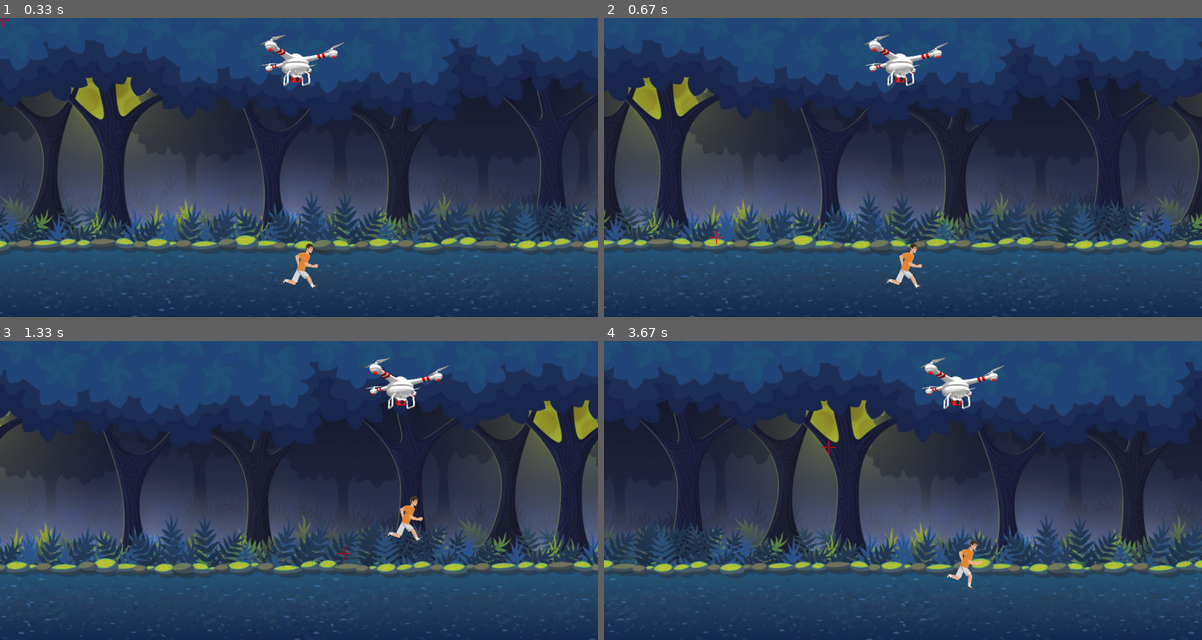
Above: before the commit, frames 1-4 (two rows, left to right).
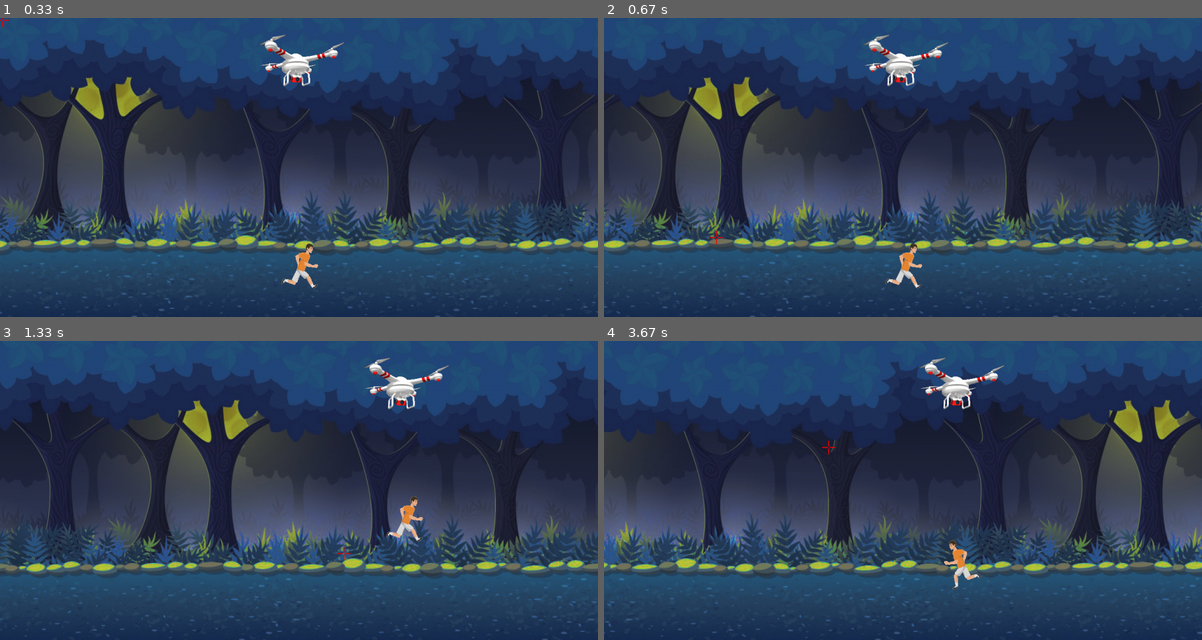
Above: after the commit, the same moments.

Repository: miro011/python-pygame-project
Game: pygame game, started from run.py
Two runs of this game, one before a commit and one after it. Both use one fixed random seed, a clock stepped at 60 frames per second and the inputs below.
Inputs (mouse positions are in pixels of both pictures, inside the frame that each line leads up to):
- Up to frame 1 (0.33 s): no input
- Up to frame 2 (0.67 s): right-click (717, 236) at 0.38 s
- Up to frame 3 (1.33 s): hold Right 0.67-1.13 s; move the mouse to (388, 385) at 0.7 s; hold Up from 1.17 s (still down); move the mouse to (340, 553) at 1.2 s
- Up to frame 4 (3.67 s): release Up at 1.47 s; hold Right 1.5-1.97 s; move the mouse to (926, 586) at 1.53 s; hold Left 2-2.53 s; move the mouse to (986, 424) at 2.03 s; hold Left 2.57-2.97 s; move the mouse to (843, 538) at 2.6 s; hold Up 3-3.37 s; move the mouse to (867, 505) at 3.03 s; hold Right from 3.4 s (still down); move the mouse to (831, 448) at 3.43 s

Frame 1 is identical in both runs. In frame 2, 24% of the frame differs, in the area x 0-100%, y 6-100%; in frame 3, 33%; in frame 4, 34%.

Commit message:
direction movement

Diff:
--- a/background.py
+++ b/background.py
@@ -22,14 +22,18 @@
         self.speedX = -5
         self.speedY = 0
 
+        self.direcion = 1 # 1 = forward / -1 = backward
+
     ######################################################################
     # OPTIONAL
 
     def update_location(self):
         for i in range(len(self.rectsArr)):
             self.rectsArr[i] = self.rectsArr[i].move(self.speedX, self.speedY)
-            if self.rectsArr[i].right <= 0:
-                self.rectsArr[i].update(globals.DISPLAY_WIDTH, 0, self.imagesArr[i].get_width(), self.imagesArr[i].get_height())
+            if (self.speedX < 0 and self.rectsArr[i].right <= 0) or (self.speedX > 0 and self.rectsArr[i].left >= globals.DISPLAY_WIDTH):
+                leftXCoord = globals.DISPLAY_WIDTH
+                if self.speedX > 0: leftXCoord *= -1
+                self.rectsArr[i].update(leftXCoord, 0, self.imagesArr[i].get_width(), self.imagesArr[i].get_height())
 
 
     def blit(self):
--- a/player.py
+++ b/player.py
@@ -31,6 +31,8 @@
         self.jumpInProg = False
         self.jumpMaxHeight = self.spritesDict["drone"][0].rect.bottom
 
+        self.direcion = 1 # 1 = forward / -1 = backward
+
 
     ######################################################################
     # OPTIONAL
@@ -50,6 +52,11 @@
                 if event.key == pygame.K_RIGHT or event.key == pygame.K_LEFT:
                     self.curSpeedX = 0
                     self.nextImageTimer.interval = self.nextImageTimerDfDelay
+            if event.type == pygame.MOUSEBUTTONUP:
+                print("hello")
+                if event.button == 3: # 1-left 2-middle, 3-right, 4-scrollup, 5-scrolldown
+                    self.toggle_direction()
+
 
 
     def update_location(self):
@@ -82,6 +89,11 @@
             self.nextImageTimer = globals.RepeatTimer(self.nextImageTimerDfDelay, self.set_image)
             self.nextImageTimer.start()
 
+    def toggle_direction(self):
+        self.direcion *= -1
+        self.spritesDict["background"][0].speedX *= -1
+
+
     ######################################################################
     # OTHER
 
@@ -89,6 +101,7 @@
         while True:
             try:
                 self.image = pygame.image.load(f"./media/images/player/{self.nextImgNum}.gif")
+                if self.direcion == -1: self.image = pygame.transform.flip(self.image, True, False)
                 break
             except:
                 self.nextImgNum = 0
